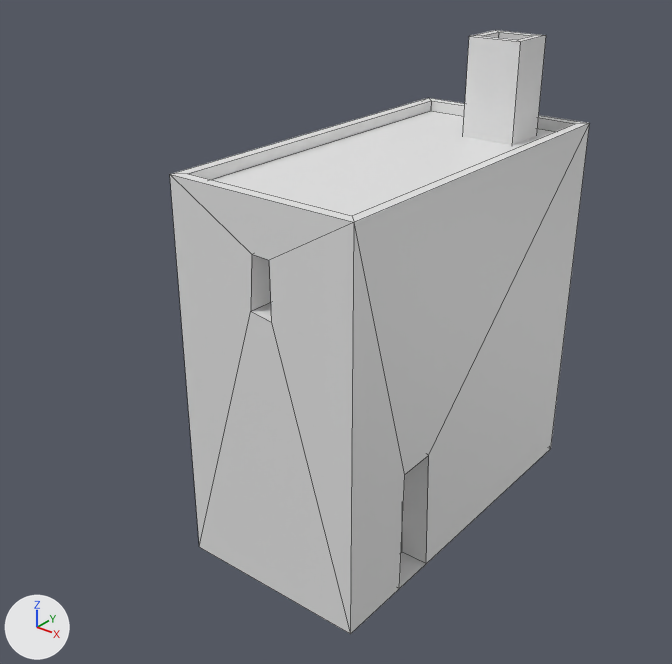
Renders of the FBX model The-Last-Day/Assets/Art/Models/Buildings/House 5.fbx from each side of a commit.
Before and after are seen from a 50 mm lens placed at (4.98, -6.2, 5.27), pointed at (-0.52, 0.69, 1.0). The axes (+X, +Y, +Z) are drawn at lower left. The lights are the same throughout. Mesh edges are drawn as thin lines.

Before the edit, the objects in view are built like this:
```python
me_cube_006 = bpy.data.meshes.new('Cube.006')
me_cube_006.from_pydata(...)  # 64 vertices, 58 faces; spans x -1.0..1.0, y -1.0..3.0, z -1.0..3.89
ob_house_5 = bpy.data.objects.new('House 5', me_cube_006)
ob_house_5.location = (0.0, 0.0, 0.0)
```
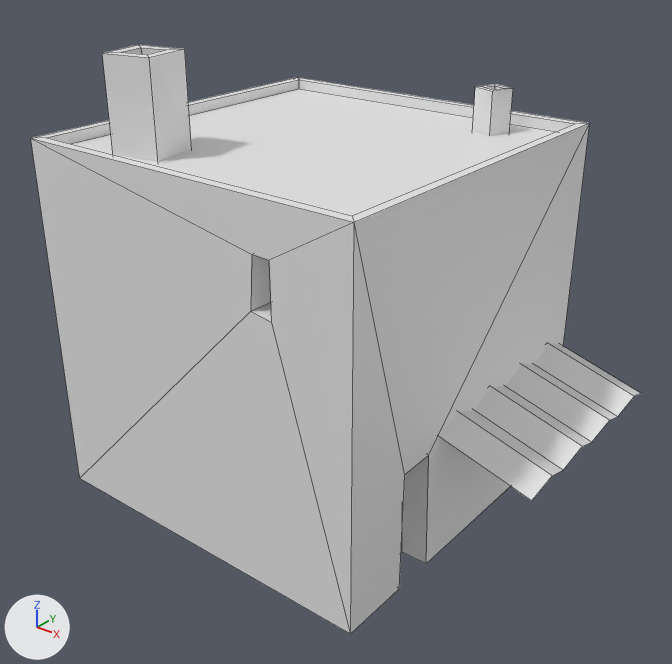
Location of each change, [x1, y1, x2, y2] in pixels of the pictures (672 x 664 px):
'House 5', reshaped (45% wider)
    before: [170, 30, 590, 634]
    after: [31, 45, 641, 634]
part 1 of me_cube_006, added
    after: [440, 344, 641, 501]
part 2 of me_cube_006, added
    after: [102, 45, 191, 162]
part 3 of me_cube_006, added
    after: [473, 84, 513, 136]
part 4 of me_cube_006, cut back
    before: [170, 30, 586, 633]
    after: [31, 77, 586, 633]

What changed in the scene script:
```text
Change me_cube_006:
    used by ob_house_5; location = (0.0, 0.0, 0.0)
    remove me_cube_006.from_pydata(...)  # 64 vertices, 58 faces; spans x -1.0..1.0, y -1.0..3.0, z -1.0..3.89
    add me_cube_006.from_pydata(...)  # 98 vertices, 79 faces; spans x -3.0..2.05, y -1.0..3.0, z -1.0..3.84
    me_cube_006 part 1: a new loose piece of 18 vertices spanning x 0.95..2.05, y 0.37..2.91, z 0.18..0.6
    me_cube_006 part 2: a new loose piece of 16 vertices spanning x -2.33..-1.69, y -0.63..0.0, z 2.75..3.84
    me_cube_006 part 3: a new loose piece of 16 vertices spanning x -0.02..0.33, y 2.28..2.63, z 2.79..3.34
    me_cube_006 part 4
    32 vertices are removed from x -1.0..0.61, y -1.0..3.0, z -1.0..3.89
    37 faces are deleted
    16 vertices are added at x -3.0..-2.8, y -1.0..3.0, z -1.0..3.0
    22 new faces join them
```
